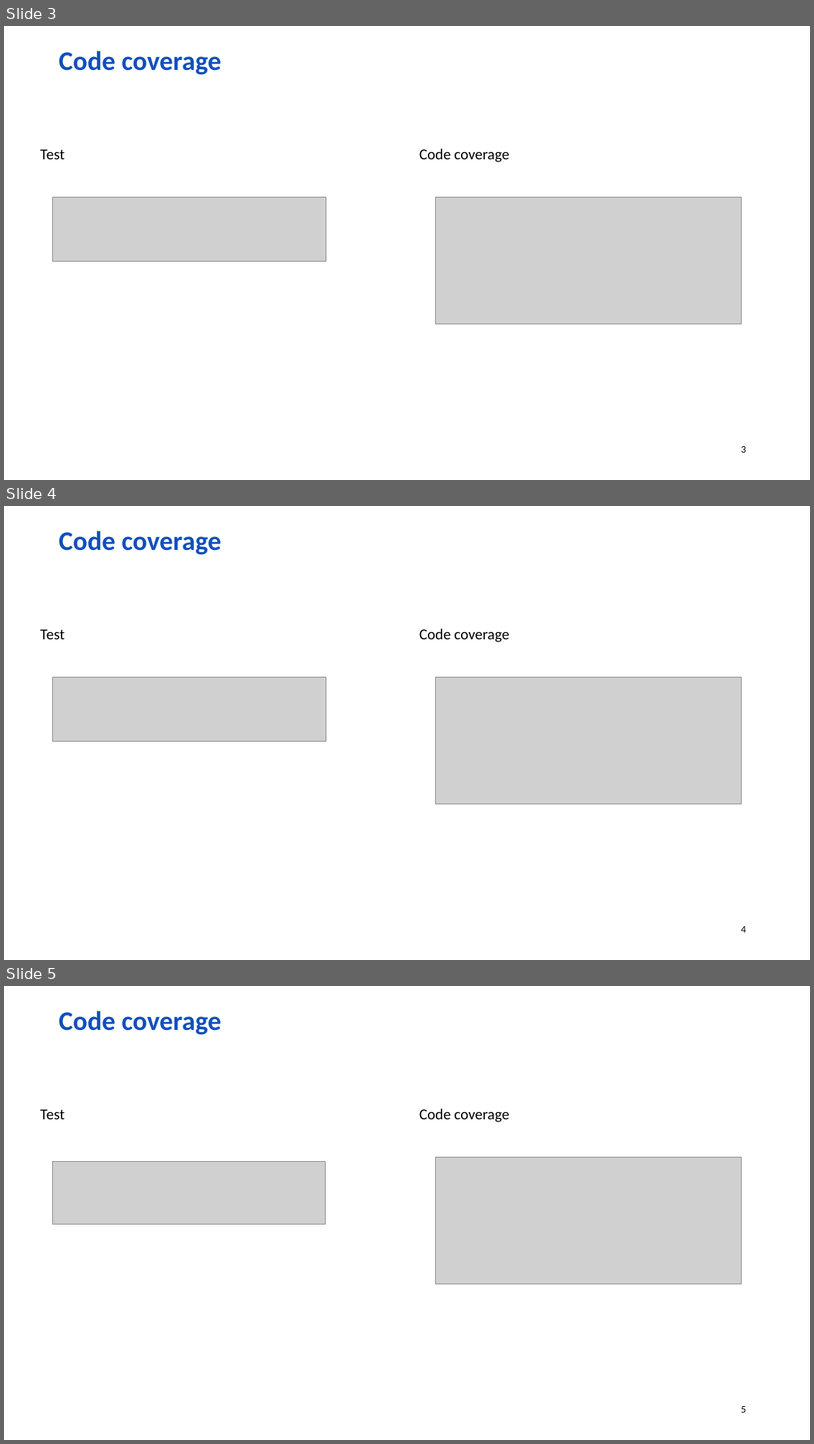
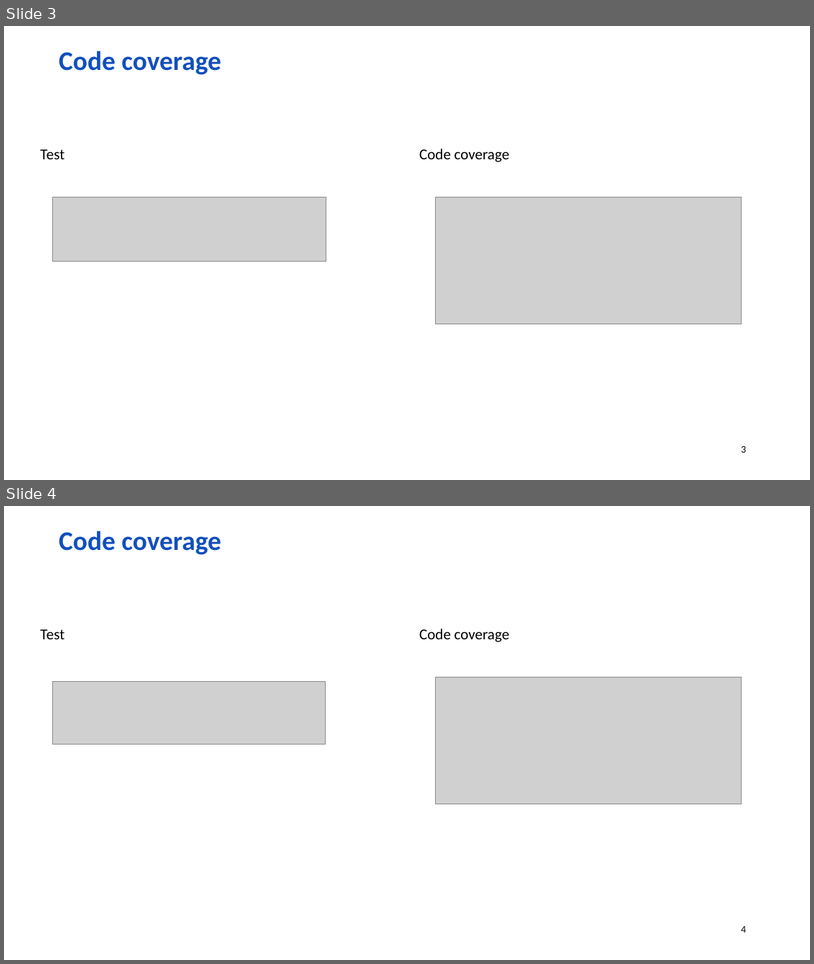
Before and after one commit to wolf-off/Stryker-demo, a slide deck: Mutation [Autosaved].pptx. Shown one above the other, each under a label of ours: slides 3, 4 and 5 before the commit, slides 3 and 4 after it. The pictures are 814x1444 and 814x964 pixels, drawn with LibreOffice and Linux fonts; fonts in the diff are those of the drawing; grey boxes stand for pictures; background and template pictures are left out. Boxes give left, top, right and bottom in pixels: in the first picture for what was removed or moved away, otherwise in the second. Text is boxed around its words. In the diff, an @@ line names an element or a change of style, - is before the commit and + after.

```diff
--- a/Mutation [Autosaved].pptx
+++ b/Mutation [Autosaved].pptx
@@ slide 4 removed at [4,506,810,960], background picture (left out); not listed: 1 template element that a slide beside it also shows @@
@@ text removed at [59,530,221,555] @@
-Code coverage
@@ text removed at [40,629,64,639] @@
-Test
@@ text removed at [419,628,510,642] @@
-Code coverage
@@ picture removed at [53,677,327,741] @@
@@ picture removed at [436,677,742,803] @@
@@ what was slide 5 is now slide 4 @@
@@ page number at [741,926,746,932]: text changed @@
-5
+4
```
Also in this commit, not shown: 7 other files.
